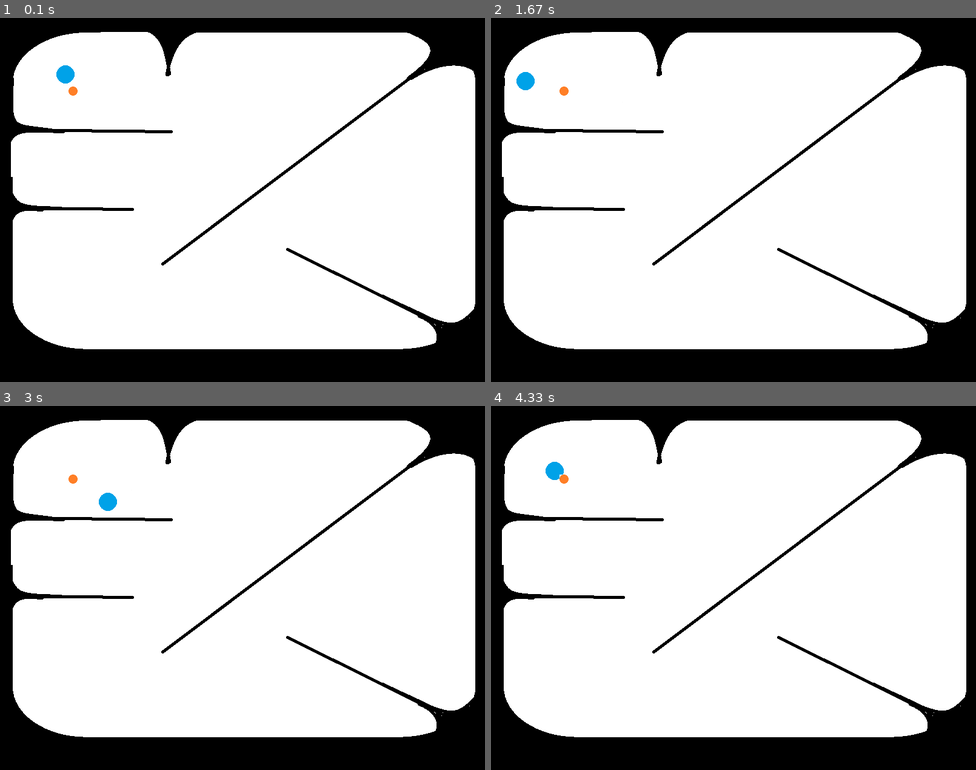
Above: before the commit, frames 1-4 (two rows, left to right).
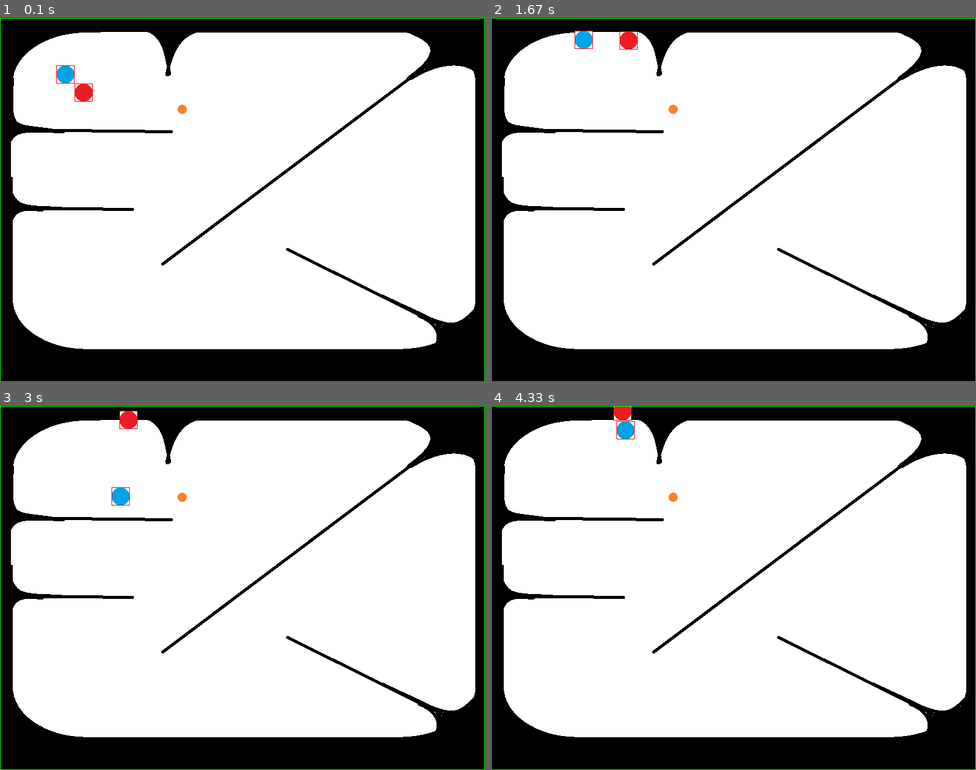
Above: after the commit, the same moments.

Repository: amabella-aguiluz/bellas-projects
Game: pygame game, started from python/pygame/hrt.py
Two runs of this game, one before a commit and one after it. Both use one fixed random seed, a clock stepped at 60 frames per second and the inputs below.
Inputs:
- Up to frame 1 (0.1 s): no input
- Up to frame 2 (1.67 s): no input
- Up to frame 3 (3 s): no input
- Up to frame 4 (4.33 s): no input

The runs differ from the first frame. In frame 1, 0.8% of the frame differs, in the area x 0-100%, y 0-100%; in frame 2, 1.1%; in frame 3, 1.1%; in frame 4, 1.1%.

Commit message:
condensed the movement functions to be a part of the horse object

Diff:
--- a/python/pygame/hrt.py
+++ b/python/pygame/hrt.py
@@ -2,16 +2,34 @@
 import os
 import random
 import math
+# global maze_rect
+# global maze_mask
 
     ######## initializing game ########
 
-screen = pygame.display.set_mode((800, 600)) # set screen size (width, height)
+SCREEN_WIDTH = 800
+SCREEN_HEIGHT = 600
+screen = pygame.display.set_mode((SCREEN_WIDTH, SCREEN_HEIGHT)) # set screen size (width, height)
 clock = pygame.time.Clock() # set fps
 velocity = 1.5 # speed of horse
 running = True # keep game loop running
     #-- maze
-maze_image = pygame.image.load("assets/map_test.png").convert()  # convert for faster pixel access
-maze_mask = pygame.mask.from_threshold(maze_image, (0, 0, 0), (10, 10, 10)) #convert maze png to mask
+maze_image = pygame.image.load("assets/map_test.png").convert_alpha()  # convert for faster pixel access
+maze_rect = maze_image.get_rect()
+def create_wall_mask(surface):
+    mask = pygame.Mask(surface.get_size())
+    surface.lock()
+    for y in range(surface.get_height()):
+        for x in range(surface.get_width()):
+            r, g, b, a = surface.get_at((x, y))
+            if r < 20 and g < 20 and b < 20 and a > 200:  # Detect black walls
+                mask.set_at((x, y), 1)
+    surface.unlock()
+    return mask
+
+maze_mask = create_wall_mask(maze_image)
+
+# maze_mask.invert()
     #-- maze
     #-- velocity
 v_temp1 = random.choice([-1, 1]) * velocity
@@ -46,8 +64,93 @@
         self.rect = self.image.get_rect(center =(x, y))
         self.h_mask = pygame.mask.from_surface(self.image)
 
+
     def draw(self, surface): # display self
         surface.blit(self.image, self.rect)
+
+
+    def move(self, maze_rect, maze_mask):
+        steps = int(max(abs(self.velocity_x), abs(self.velocity_y)) * 2) + 1
+        step_x = self.velocity_x / steps
+        step_y = self.velocity_y / steps
+
+        for _ in range(steps):
+            self.x += step_x
+            self.y += step_y
+            self.rect.center = (self.x, self.y)
+
+            offset = (int(self.rect.x - maze_rect.left), int(self.rect.y - maze_rect.top))
+            collision = maze_mask.overlap(self.h_mask, offset)
+
+            if collision:
+                # Generate a new random angle (in radians)
+                angle = random.uniform(0, 2 * math.pi)
+
+                # Keep the same speed magnitude
+                speed = math.hypot(self.velocity_x, self.velocity_y)
+
+                # New direction
+                self.velocity_x = math.cos(angle) * speed
+                self.velocity_y = math.sin(angle) * speed
+
+                # Move slightly in the new direction to avoid getting stuck
+                self.x += self.velocity_x
+                self.y += self.velocity_y
+                self.rect.center = (self.x, self.y)
+                break  # Stop after bounce
+
+
+        # Clamp to screen bounds
+        self.x = max(0, min(self.x, SCREEN_WIDTH))
+        self.y = max(0, min(self.y, SCREEN_HEIGHT))
+        self.rect.center = (self.x, self.y)
+
+    def bounce_velocity(self):
+        angle = math.atan2(self.velocity_y, self.velocity_x)
+        deviation = random.uniform(-math.pi / 3, math.pi / 3)  # ±60 degrees
+        new_angle = angle + math.pi + deviation  # Reverse + random
+
+        speed = math.hypot(self.velocity_x, self.velocity_y)
+        self.velocity_x = math.cos(new_angle) * speed
+        self.velocity_y = math.sin(new_angle) * speed
+
+
+
+    def check_maze_collision(self, maze_rect, maze_mask):
+        offset = (int(self.rect.left - maze_rect.left), int(self.rect.top - maze_rect.top))
+        # offset_x = int(self.rect.left - maze_rect.left)
+        # offset_y = int(self.rect.top - maze_rect.top)
+        # offset = (offset_x, offset_y)
+        return self.h_mask.overlap(maze_mask, offset)
+
+
+
+
+    def bounce_off_walls(self, maze_rect, maze_mask):
+        # Randomize bounce direction (±60°)
+        angle = math.atan2(self.velocity_y, self.velocity_x)
+        deviation = random.uniform(-math.pi / 3, math.pi / 3)  # ±60 degrees
+        new_angle = angle + math.pi + deviation  # Reflect + randomize
+
+        # Keep the original speed
+        speed = math.hypot(self.velocity_x, self.velocity_y)
+        self.velocity_x = math.cos(new_angle) * speed
+        self.velocity_y = math.sin(new_angle) * speed
+
+        # Try to move slightly away from the wall
+        for _ in range(10):
+            self.x += self.velocity_x
+            self.y += self.velocity_y
+            self.x = max(0, min(self.x, SCREEN_WIDTH))
+            self.y = max(0, min(self.y, SCREEN_HEIGHT))
+            self.rect.center = (self.x, self.y)
+
+            if not self.check_maze_collision(maze_rect, maze_mask):
+                break  # Exit loop if out of wall
+
+
+
+
     # initialize horse object
 
 def calculate_movement(horse): # horse's movement
@@ -61,126 +164,53 @@
     move_offset = (0 - (int(horse.rect.left)), 0 - int(horse.rect.top)) # offset of map vs horse
     return change_x, change_y, new_x, new_y, offset, move_offset
 
-def when_bounced(horse):
-    horse.velocity_x *= 1.0000001
-    horse.velocity_y *= 1.0000001
-    return horse
-
-def move_horse(horse, goal):
-    steps = int(max(abs(horse.velocity_x), abs(horse.velocity_y)) * 2) + 1
-    step_x = horse.velocity_x / steps
-    step_y = horse.velocity_y / steps
-
-    for _ in range(steps):
-        # Predict next position
-        horse.x += step_x
-        horse.y += step_y
-        horse.rect.center = (horse.x, horse.y)
-
-        move_offset = (0 - int(horse.rect.left), 0 - int(horse.rect.top))
-
-        # If collision detected, revert and bounce
-        if check_maze_collision(horse, move_offset):
-            # Undo last step
-            horse.x -= step_x
-            horse.y -= step_y
-            horse.rect.center = (horse.x, horse.y)
-
-            bounce_wall_b(horse)
-            break  # exit early on collision
 
 def calculate_goal_offset(horse, goal): # calculate goal's location
     goal_x = int(goal.x - goal.rect.left)  # goal's x coord
     goal_y = int(goal.y - goal.rect.top)  # goal's y coord
     return goal_x, goal_y
 
-def check_maze_collision(horse, m_offset): # check if horse collides with maze
-    #m_offset = (0 - int(horse.rect.left), 0 - int(horse.rect.top))
-    return horse.h_mask.overlap(maze_mask, m_offset)
-
-
-# def r_dir_change(horse): #random adjustments to horse's velocity
-#     horse.velocity_x *= random.uniform(0.8, 1.2)
-#     horse.velocity_y *= random.uniform(0.8, 1.2)
-
-def hit_wall_reverse(change_x, change_y, horse): # reverse direction of horse if hit wall
-    if abs(change_x) > abs(change_y):  # check if hit left/right
-        horse.velocity_x *= -1
-        horse.x += horse.velocity_x
-
-    if abs(change_y) > abs(change_x):  # check if hit top/bottom
-        horse.velocity_y *= -1
-        horse.y += horse.velocity_y
-    else: #hit diagonal
-        horse.velocity_x *= -1
-        horse.velocity_y *= -1
-        horse.x += horse.velocity_x
-        horse.y += horse.velocity_y
-
-    horse.rect.center = (horse.x, horse.y) #update rect position
-
-
-def bounce_wall_b(horse):
-    # Random angle deviation (in degrees)
-    deviation = random.uniform(-60, 60)
-
-    # Reverse direction
-    angle = math.atan2(-horse.velocity_y, -horse.velocity_x)  # get reversed angle
-    angle += math.radians(deviation)  # apply small angle deviation
-
-    # Maintain original speed
-    speed = math.hypot(horse.velocity_x, horse.velocity_y)
-    horse.velocity_x = math.cos(angle) * speed
-    horse.velocity_y = math.sin(angle) * speed
-
-    # Try to push out of the wall in new direction
-    max_push_attempts = 30
-    push_distance = 1.0
-
-    for _ in range(max_push_attempts):
-        horse.x += horse.velocity_x * push_distance
-        horse.y += horse.velocity_y * push_distance
-        horse.rect.center = (horse.x, horse.y)
-
-        offset = (0 - int(horse.rect.left), 0 - int(horse.rect.top))
-        if not check_maze_collision(horse, offset):
-            break  # got out
-
-    # Clamp position to screen
-    horse.x = max(0, min(horse.x, 800))
-    horse.y = max(0, min(horse.y, 600))
-    horse.rect.center = (horse.x, horse.y)
-
-
-def goal_reach(g_overlap):
+def goal_reach(horse, goal):
     goal_ofs = (goal.rect.left - horse.rect.left, goal.rect.top - horse.rect.top)
     g_overlap = horse.h_mask.overlap(goal.g_mask, goal_ofs)
-    if g_overlap != None:
-        print("Win!")
+    if g_overlap is not None:
+        print(f"{horse.name} reached the goal!")
 
 
     ######## create horses  ########
-
-horse1 = Horse("Horse 1", 100, 100, "assets/horse_1.png", v_temp1, v_temp2) # <-- place horse
+horses = [
+    Horse("Horse 1", 100, 100, "assets/horse_1.png", v_temp1, v_temp2), # <-- place horse
+    Horse("Horse 2", 130, 130, "assets/horse_2.png", v_temp1, v_temp2) # <-- place horse
+]
     ######## create horses  ########
 
 #create goal#
-goal1 = Goal(120, 120, "assets/goal.png")
+goal1 = Goal(300, 150, "assets/goal.png")
 #create goal#
 
     ######## gui open ########
 while running:
     clock.tick(60) # <-- set fps 60
-    move_horse(horse1, goal1)
 
 # for loop through the event queue
     for event in pygame.event.get():
         if event.type == pygame.QUIT:  #<-- Check for QUIT event
             running = False
 
+    for horse in horses:
+        horse.move(maze_rect, maze_mask)
+        goal_reach(horse, goal1)
+
+
+
     screen.blit(maze_image, (0, 0))  # <-- draw maze map
-    horse1.draw(screen)  # <-- draw horses here (if any)
-    goal1.draw(screen) # <- draw goal
+    for horse in horses:
+        horse.draw(screen)
+        pygame.draw.rect(screen, (255, 0, 0), horse.rect, 1)  # red box around horse
+        goal1.draw(screen) # <- draw goal
+
+
+    pygame.draw.rect(screen, (0, 255, 0), maze_rect, 1)  # green box around maze
 
     pygame.display.flip()  # <-- refresh screen
     ######## gui open ########
Binary file added: python/pygame/assets/horse_2.png
